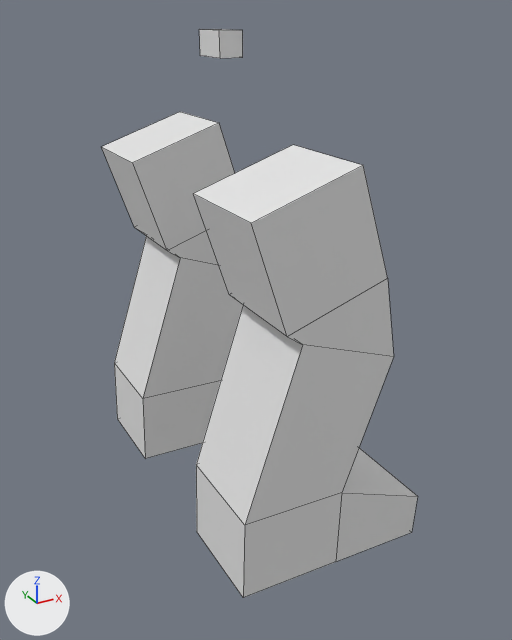
Before and after pictures for a commit that changed the Blender file Assets/Assets/3D/Legs.blend.
Camera for both pictures: a camera (50 mm lens) standing at (-2.58, -5.25, 0.24) and looking at (0.21, -0.19, -2.29). Lighting does not change. The marker at lower left points along +X, +Y and +Z. Mesh edges are drawn as thin lines.

Before the edit, the objects in view are built like this:
```python
me_cube_001 = bpy.data.meshes.new('Cube.001')
me_cube_001.from_pydata(...)  # a box spanning x -1.0..1.0, y -1.0..1.0, z -1.0..1.0
me_cube_002 = bpy.data.meshes.new('Cube.002')
me_cube_002.from_pydata(...)  # 48 vertices, 44 faces; spans x -6.77..1.0, y -1.0..5.89, z -1.0..3.33
ob_cube = bpy.data.objects.new('Cube', me_cube_001)
ob_cube.location = (0.0, 0.0, 0.0)
ob_cube.scale = (0.0957, 0.177, 0.0957)
ob_cube_001 = bpy.data.objects.new('Cube.001', me_cube_002)
ob_cube_001.location = (0.0, -1.07, -1.25)
ob_cube_001.rotation_euler = (0.0, -1.89, 0.0)  # degrees (0, -108, 0)
ob_cube_001.scale = (0.439, 0.439, 0.439)
```
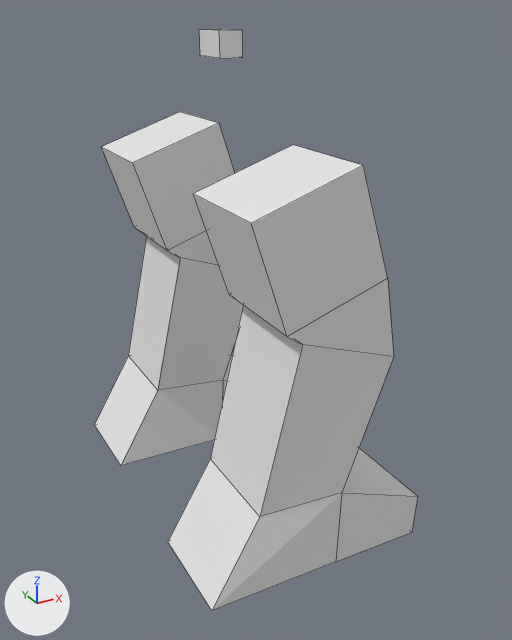
Commit message: legs done !

Changed parts and their boxes (x1, y1, x2, y2) in the pictures (512 x 640 px; the box of a moved part takes in the faces that stretch with it):
```json
{"object": "Cube.001", "change": "reshaped", "before": [101, 112, 418, 598], "after": [95, 112, 418, 611]}
{"part": 1, "of": "me_cube_002", "change": "moved or reshaped", "before": [196, 305, 393, 598], "after": [168, 305, 393, 611]}
{"part": 2, "of": "me_cube_002", "change": "moved or reshaped", "before": [114, 236, 243, 458], "after": [95, 236, 243, 466]}
```

Scene script edits in JSON lines:
```json
{"block": "me_cube_002", "where": "me_cube_002.from_pydata(...)  # 48 vertices, 44 faces; spans x -6.77..1.0, y -1.0..5.89, z -1.0..3.33"}
{"block": "me_cube_002", "where": "# used by ob_cube_001; location = (0.0, -1.07, -1.25); rotation_euler = (0.0, -1.89, 0.0), in degrees (0, -108, 0); scale = (0.439, 0.439, 0.439)"}
{"block": "me_cube_002", "change": "me_cube_002 part 1"}
{"op": "set", "path": "me_cube_002.vertices[14].co", "old": "(-3.94, -1.0, 2.79)", "new": "(-4.15, -0.83, 2.45)", "note": "pixel (244, 525) -> pixel (259, 516)"}
{"op": "set", "path": "me_cube_002.vertices[15].co", "old": "(-3.94, 1.0, 2.79)", "new": "(-4.15, 1.17, 2.45)", "note": "pixel (196, 464) -> pixel (210, 458)"}
{"op": "set", "path": "me_cube_002.vertices[18].co", "old": "(-5.44, -1.0, 3.33)", "new": "(-5.25, -1.0, 3.92)", "note": "pixel (243, 597) -> pixel (211, 610)"}
{"op": "set", "path": "me_cube_002.vertices[19].co", "old": "(-5.44, 1.0, 3.33)", "new": "(-5.25, 1.0, 3.92)", "note": "pixel (196, 531) -> pixel (167, 541)"}
{"block": "me_cube_002", "change": "me_cube_002 part 2"}
{"op": "set", "path": "me_cube_002.vertices[38].co", "old": "(-3.94, 5.89, 2.79)", "new": "(-4.08, 6.09, 2.37)", "note": "pixel (114, 362) -> pixel (128, 355)"}
{"op": "set", "path": "me_cube_002.vertices[39].co", "old": "(-3.94, 3.89, 2.79)", "new": "(-4.08, 4.09, 2.37)", "note": "pixel (142, 398) -> pixel (157, 390)"}
{"op": "set", "path": "me_cube_002.vertices[42].co", "old": "(-5.44, 5.89, 3.33)", "new": "(-5.25, 5.89, 3.9)", "note": "pixel (117, 418) -> pixel (94, 424)"}
{"op": "set", "path": "me_cube_002.vertices[43].co", "old": "(-5.44, 3.89, 3.33)", "new": "(-5.25, 3.89, 3.9)", "note": "pixel (145, 458) -> pixel (120, 465)"}
```
